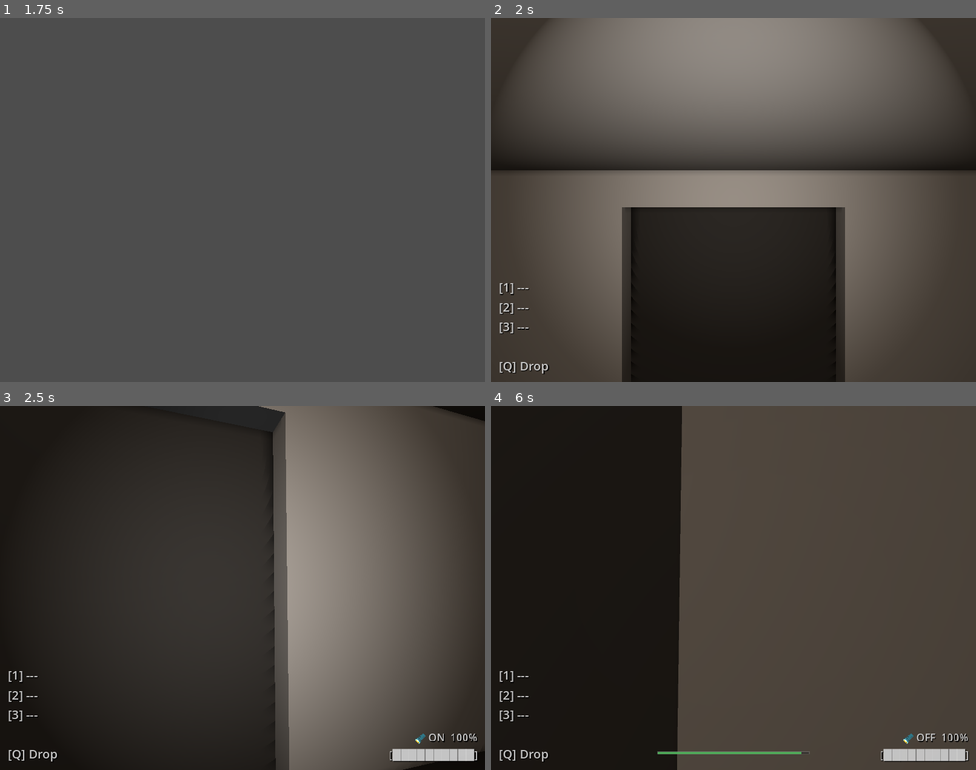
Above: before the commit, frames 1-4 (two rows, left to right).
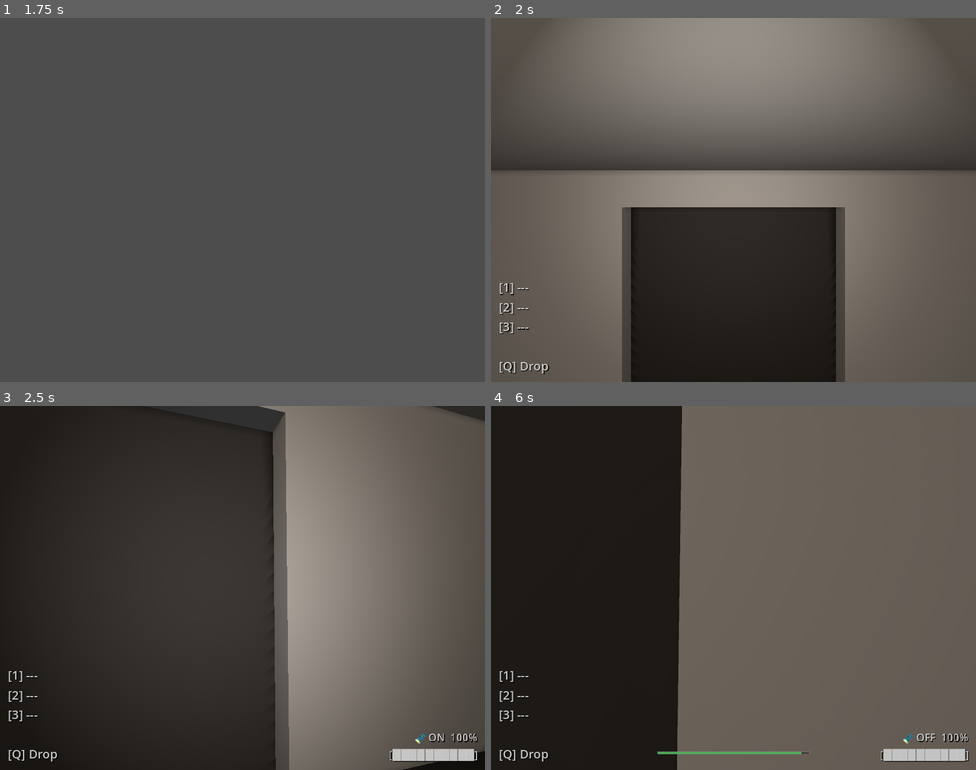
Above: after the commit, the same moments.

Repository: kriskata-andonov/NightShift
Game: Godot game, scene res://scenes/maps/FacilityLevel.tscn
Same seed, same stepped clock (60 frames per second), same inputs: the game is played once before the commit and once after it. This scene is started directly instead of the project's main scene.
Inputs (mouse positions are in pixels of both pictures, inside the frame that each line leads up to):
- Up to frame 1 (1.75 s): tap Enter at 0.5 s; move the mouse to (349, 181) at 0.52 s; hold D (move_right) 0.53-1.28 s; hold E (interact) 0.53-1.28 s; tap Space (jump) at 0.77, 1.25, 1.52 s; move the mouse to (145, 218) at 1.27 s; hold S (move_backward) from 1.28 s (still down); tap Q (drop_item) at 1.35 s; tap E (interact) at 1.55 s
- Up to frame 2 (2 s): keep holding S (move_backward)
- Up to frame 3 (2.5 s): move the mouse to (252, 580) at 2.02 s; release S (move_backward) at 2.03 s; hold W (move_forward) from 2.03 s (still down); hold E (interact) from 2.03 s (still down)
- Up to frame 4 (6 s): move the mouse to (728, 595) at 2.77 s; release E (interact) at 2.78 s; tap V (push_to_talk) at 2.85 s; tap Space (jump) at 3.02, 3.77, 4.52, 5.75 s; tap E (interact) every 0.75 s from 3.05 to 5.3 s; tap Enter at 3.5 s; move the mouse to (767, 591) at 3.52 s; hold Shift (sprint) 3.53-4.28 s; move the mouse to (694, 584) at 4.27 s; tap F (toggle_flashlight) at 4.35 s; move the mouse to (738, 588) at 5.02 s; hold 1 (use_slot_1) 5.03-5.78 s; move the mouse to (714, 580) at 5.77 s; release W (move_forward) at 5.78 s; hold D (move_right) from 5.78 s (still down); tap 2 (use_slot_2) at 5.85 s

Frame 1 is identical in both runs. In frame 2, 19% of the frame differs, in the area x 0-100%, y 0-100%; in frame 3, 6.5%; in frame 4, 60%, in the area x 38-100%, y 0-100%.

Commit message:
fix: Align extraction elevator orientation, fix socket doors, and document generation roadmap

Diff:
--- a/scenes/maps/FacilityLevel.tscn
+++ b/scenes/maps/FacilityLevel.tscn
@@ -1,13 +1,14 @@
-[gd_scene load_steps=5 format=3]
+[gd_scene format=3 uid="uid://ccnaa4flbp88y"]
 
-[ext_resource type="Script" path="res://scripts/maps/FacilityLevel.gd" id="1_script"]
-[ext_resource type="Script" path="res://scripts/core/LevelGenerator.gd" id="2_script"]
+[ext_resource type="Script" uid="uid://cuvduyu18qchp" path="res://scripts/maps/FacilityLevel.gd" id="1_script"]
+[ext_resource type="Script" uid="uid://b21eawpqyk36c" path="res://scripts/core/LevelGenerator.gd" id="2_script"]
 
 [sub_resource type="Environment" id="Environment_p5lce"]
 background_mode = 1
 background_color = Color(0.01, 0.01, 0.01, 1)
 ambient_light_source = 2
-ambient_light_color = Color(0.02, 0.02, 0.02, 1)
+ambient_light_color = Color(0.3254902, 0.3254902, 0.3254902, 0.4862745)
+ambient_light_energy = 0.54
 volumetric_fog_enabled = true
 volumetric_fog_density = 0.02
 
@@ -15,17 +16,17 @@
 geometry_parsed_geometry_type = 1
 agent_radius = 0.6
 
-[node name="FacilityLevel" type="Node3D"]
+[node name="FacilityLevel" type="Node3D" unique_id=1767362196]
 script = ExtResource("1_script")
 
-[node name="WorldEnvironment" type="WorldEnvironment" parent="."]
+[node name="WorldEnvironment" type="WorldEnvironment" parent="." unique_id=151271208]
 environment = SubResource("Environment_p5lce")
 
-[node name="NavigationRegion3D" type="NavigationRegion3D" parent="."]
+[node name="NavigationRegion3D" type="NavigationRegion3D" parent="." unique_id=721124626]
 navigation_mesh = SubResource("NavigationMesh_8mt7p")
 
-[node name="LevelGenerator" type="Node3D" parent="NavigationRegion3D"]
+[node name="LevelGenerator" type="Node3D" parent="NavigationRegion3D" unique_id=1306107053]
 script = ExtResource("2_script")
 
-[node name="PlayerSpawner" type="MultiplayerSpawner" parent="."]
+[node name="PlayerSpawner" type="MultiplayerSpawner" parent="." unique_id=2139699875]
 spawn_path = NodePath("..")
--- a/scenes/maps/TestChamber.tscn
+++ b/scenes/maps/TestChamber.tscn
@@ -118,6 +118,7 @@
 
 [node name="ExitElevator" parent="." unique_id=987654324 instance=ExtResource("11_elevator")]
 transform = Transform3D(-1, 0, -8.74228e-08, 0, 1, 0, 8.74228e-08, 0, -1, 12, 0, 0)
+is_exit = true
 
 [node name="DummyModel" type="Node3D" parent="." unique_id=1084901299]
 transform = Transform3D(1, 0, 0, 0, 1, 0, 0, 0, 1, 2, 1.5, -2)
--- a/scripts/core/LevelGenerator.gd
+++ b/scripts/core/LevelGenerator.gd
@@ -41,51 +41,141 @@
 	_clear_level()
 	print("Generating Level with seed: ", seed_val)
 
+	var target_len = 5 + floor_num * 2
+	var min_cells = 4 + floor_num * 2
 	var grid_layout = {}
-
-	# Start Elevator at (0,0), opens North
-	grid_layout[Vector2i(0,0)] = FLAG_N
-	var current = Vector2i(0, -1)
-	grid_layout[current] = FLAG_S
-
-	var target_len = 5 + floor_num * 2
-	var end_pos = _random_walk(grid_layout, current, target_len)
+	var attempts = 0
+
+	# Attempt main walk with validation for minimum path length
+	while attempts < 10:
+		attempts += 1
+		grid_layout.clear()
+
+		# Start Elevator at (0,0), opens North
+		grid_layout[Vector2i(0,0)] = FLAG_N
+		var current = Vector2i(0, -1)
+		grid_layout[current] = FLAG_S
+
+		_random_walk(grid_layout, current, target_len)
+		if grid_layout.size() >= min_cells:
+			break
 
 	# Add branches
 	var all_cells = grid_layout.keys().duplicate()
 	for cell in all_cells:
-		if cell != Vector2i(0,0) and cell != end_pos:
+		if cell != Vector2i(0,0):
 			if rng.randf() < 0.4:
 				_random_walk(grid_layout, cell, rng.randi_range(1, 3))
 
+	# Calculate topological BFS distances from start (0,0) to place exit elevator
+	var distances = _calculate_bfs_distances(grid_layout, Vector2i(0, 0))
+	var end_pos = _select_exit_position(grid_layout, distances)
+
+	# Add loops between adjacent rooms (excludes start and exit elevators)
+	_add_loops(grid_layout, end_pos, 0.3)
+
 	_spawn_layout(grid_layout, end_pos)
-	print("Level generation complete.")
+	print("Level generation complete. Total rooms: ", grid_layout.size(), " Exit at: ", end_pos)
 
 func _random_walk(layout: Dictionary, start: Vector2i, steps: int) -> Vector2i:
 	var current = start
 	for i in range(steps):
 		var allowed = []
 		for d in [DIR_N, DIR_E, DIR_W, DIR_S]:
-			# Biased towards North
-			if d == DIR_N:
-				allowed.append(d)
-				allowed.append(d)
 			if not layout.has(current + d):
 				allowed.append(d)
+				# Biased towards North only if North is truly available
+				if d == DIR_N:
+					allowed.append(d)
+					allowed.append(d)
 
 		if allowed.is_empty():
 			break
 
 		var dir = allowed[rng.randi() % allowed.size()]
 		var next_cell = current + dir
-		if layout.has(next_cell):
-			break # Hit existing path, just connect and stop branch
 
 		if not layout.has(current): layout[current] = 0
 		layout[current] |= _dir_to_flag(dir)
 		layout[next_cell] = _dir_to_flag(_opposite_dir(dir))
 		current = next_cell
 	return current
+
+func _calculate_bfs_distances(layout: Dictionary, start: Vector2i) -> Dictionary:
+	var distances = { start: 0 }
+	var queue: Array[Vector2i] = [start]
+
+	while not queue.is_empty():
+		var curr = queue.pop_front()
+		var mask = layout.get(curr, 0)
+		var current_dist = distances[curr]
+
+		for d in [DIR_N, DIR_E, DIR_S, DIR_W]:
+			var flag = _dir_to_flag(d)
+			if (mask & flag) != 0:
+				var neighbor = curr + d
+				if layout.has(neighbor) and not distances.has(neighbor):
+					distances[neighbor] = current_dist + 1
+					queue.append(neighbor)
+
+	return distances
+
+func _select_exit_position(layout: Dictionary, distances: Dictionary) -> Vector2i:
+	var best_end_pos = Vector2i.ZERO
+	var max_dist = -1
+
+	# Prefer dead-end rooms (rooms with only 1 connection) for the elevator
+	for cell in layout.keys():
+		if cell == Vector2i(0, 0) or cell == Vector2i(0, -1):
+			continue
+		var mask = layout[cell]
+		if mask in [FLAG_N, FLAG_E, FLAG_S, FLAG_W]:
+			var dist = distances.get(cell, -1)
+			if dist > max_dist:
+				max_dist = dist
+				best_end_pos = cell
+
+	# Fallback if no dead-end was found: pick the furthest room and append an elevator cell
+	if best_end_pos == Vector2i.ZERO:
+		for cell in layout.keys():
+			if cell == Vector2i(0, 0) or cell == Vector2i(0, -1):
+				continue
+			var dist = distances.get(cell, -1)
+			if dist > max_dist:
+				max_dist = dist
+				best_end_pos = cell
+
+		var mask = layout.get(best_end_pos, 0)
+		if not (mask in [FLAG_N, FLAG_E, FLAG_S, FLAG_W]):
+			for d in [DIR_N, DIR_E, DIR_S, DIR_W]:
+				var cand = best_end_pos + d
+				if not layout.has(cand):
+					layout[best_end_pos] |= _dir_to_flag(d)
+					layout[cand] = _dir_to_flag(_opposite_dir(d))
+					best_end_pos = cand
+					break
+
+	return best_end_pos
+
+func _add_loops(layout: Dictionary, end_pos: Vector2i, loop_chance: float = 0.3) -> void:
+	var cells = layout.keys().duplicate()
+	for cell in cells:
+		if cell == Vector2i(0, 0) or cell == end_pos:
+			continue
+
+		# Check East and South neighbors so each boundary is checked once
+		for d in [DIR_E, DIR_S]:
+			var neighbor = cell + d
+			if neighbor == Vector2i(0, 0) or neighbor == end_pos:
+				continue
+
+			if layout.has(neighbor):
+				var flag = _dir_to_flag(d)
+				var is_connected = (layout[cell] & flag) != 0
+				if not is_connected:
+					if rng.randf() < loop_chance:
+						layout[cell] |= flag
+						layout[neighbor] |= _dir_to_flag(_opposite_dir(d))
 
 func _dir_to_flag(dir: Vector2i) -> int:
 	if dir == DIR_N: return FLAG_N
@@ -108,10 +198,10 @@
 			rot = 0.0
 		elif pos == end_pos:
 			type = "elevator"
-			if mask & FLAG_N: rot = PI
-			elif mask & FLAG_S: rot = 0.0
-			elif mask & FLAG_E: rot = PI/2
-			elif mask & FLAG_W: rot = -PI/2
+			if mask & FLAG_N: rot = 0.0
+			elif mask & FLAG_S: rot = PI
+			elif mask & FLAG_E: rot = -PI / 2.0
+			elif mask & FLAG_W: rot = PI / 2.0
 		else:
 			match mask:
 				1, 4, 5: # N, S, N|S
@@ -151,7 +241,9 @@
 					type = "corridor"
 
 		if type != "":
-			_spawn_module(pos, type, rot)
+			var inst = _spawn_module(pos, type, rot)
+			if type == "elevator" and inst.has_method("setup_elevator_type"):
+				inst.setup_elevator_type(pos == end_pos)
 
 	# After all spawned, place caps on open sockets
 	for pos in grid_instances.keys():
@@ -160,17 +252,23 @@
 		if pos != Vector2i(0,0) and pos != end_pos:
 			_cap_open_sockets(room, mask)
 
-	# Spawn interactive doors at chunk boundaries
+	# Spawn interactive doors at chunk boundaries (between standard rooms)
 	for pos in layout.keys():
+		if pos == Vector2i(0, 0) or pos == end_pos:
+			continue
 		var mask = layout[pos]
 
 		if (mask & FLAG_S):
-			if rng.randf() < 0.6: # 60% chance for a door
-				_spawn_door(pos, DIR_S)
+			var neighbor = pos + DIR_S
+			if neighbor != Vector2i(0, 0) and neighbor != end_pos:
+				if rng.randf() < 0.6: # 60% chance for a door
+					_spawn_door(pos, DIR_S)
 
 		if (mask & FLAG_E):
-			if rng.randf() < 0.6:
-				_spawn_door(pos, DIR_E)
+			var neighbor = pos + DIR_E
+			if neighbor != Vector2i(0, 0) and neighbor != end_pos:
+				if rng.randf() < 0.6:
+					_spawn_door(pos, DIR_E)
 
 	_spawn_power_objects(end_pos)
 
@@ -204,7 +302,9 @@
 		fuse.item_data = load("res://resources/items/Fuse.tres")
 		fuse.name = "Fuse_%d_%d" % [pos.x, pos.y]
 		room.add_child(fuse)
-		fuse.position = Vector3(rng.randf_range(-4, 4), 0.5, rng.randf_range(-4, 4))
+		var offset_x = rng.randf_range(-1.5, 1.5)
+		var offset_z = rng.randf_range(-6.0, 6.0)
+		fuse.position = Vector3(offset_x, 0.5, offset_z)
 
 func _spawn_door(grid_pos: Vector2i, dir: Vector2i) -> void:
 	var door = modules["door"].instantiate() as Node3D
@@ -219,6 +319,19 @@
 		door.position = base_pos + Vector3(GRID_SIZE / 2.0, 0, 0)
 		door.rotation.y = PI / 2.0
 
+	var next_pos = grid_pos + dir
+	var room_a = grid_instances.get(grid_pos)
+	var room_b = grid_instances.get(next_pos)
+
+	if "room_a_name" in door:
+		door.room_a_name = room_a.name if room_a else ("Room_%d_%d" % [grid_pos.x, grid_pos.y])
+	if "room_b_name" in door:
+		door.room_b_name = room_b.name if room_b else ("Room_%d_%d" % [next_pos.x, next_pos.y])
+	if "room_a_pos" in door:
+		door.room_a_pos = Vector3(grid_pos.x * GRID_SIZE, 0.5, grid_pos.y * GRID_SIZE)
+	if "room_b_pos" in door:
+		door.room_b_pos = Vector3(next_pos.x * GRID_SIZE, 0.5, next_pos.y * GRID_SIZE)
+
 func _cap_open_sockets(room: Node3D, mask: int) -> void:
 	var sockets = room.get_node_or_null("Sockets")
 	if not sockets: return
@@ -232,7 +345,7 @@
 
 		if socket_dir_local == Vector3.ZERO: continue
 
-		var socket_dir_global = room.global_transform.basis * socket_dir_local
+		var socket_dir_global = room.transform.basis * socket_dir_local
 		var global_dir_flag = 0
 		if socket_dir_global.z < -0.5: global_dir_flag = FLAG_N
 		elif socket_dir_global.z > 0.5: global_dir_flag = FLAG_S
@@ -248,17 +361,18 @@
 			if child.name.ends_with("_E") or child.name.ends_with("_W"):
 				cap.rotation.y += PI / 2.0
 
-func _spawn_module(grid_pos: Vector2i, type: String, rot_rad: float) -> void:
+func _spawn_module(grid_pos: Vector2i, type: String, rot_rad: float) -> Node3D:
 	var instance = modules[type].instantiate() as Node3D
 	instance.name = "%s_%d_%d" % [type, grid_pos.x, grid_pos.y]
 	add_child(instance)
 	instance.position = Vector3(grid_pos.x * GRID_SIZE, 0, grid_pos.y * GRID_SIZE)
 	instance.rotation.y = rot_rad
 	grid_instances[grid_pos] = instance
+	return instance
 
 func _clear_level() -> void:
 	for child in get_children():
-		child.queue_free()
+		child.free()
 	grid_instances.clear()
 
 func get_room(grid_pos: Vector2i) -> RoomModule:
Not shown, added: LEVEL_GENERATION_ROADMAP.md
